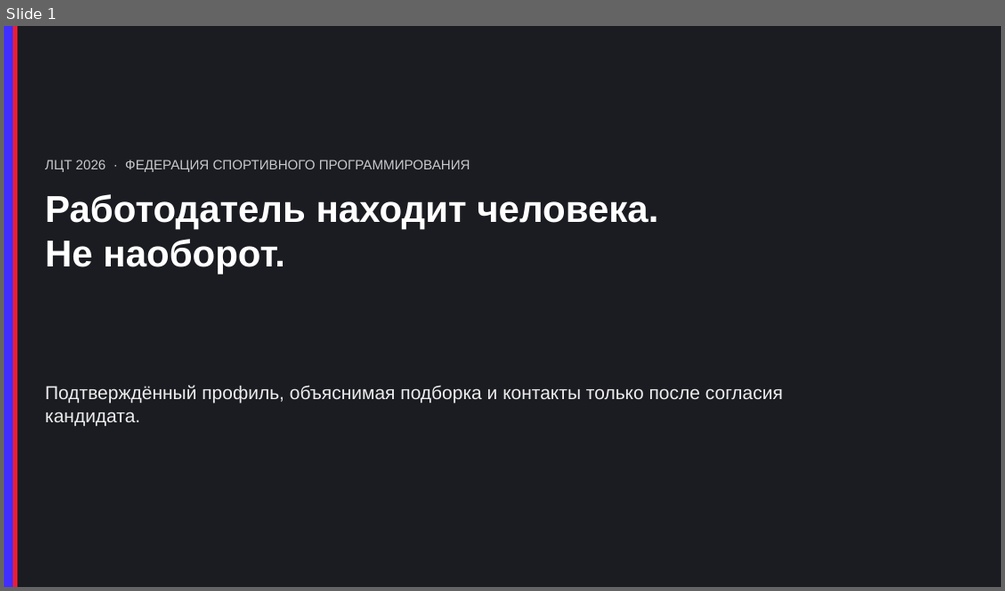
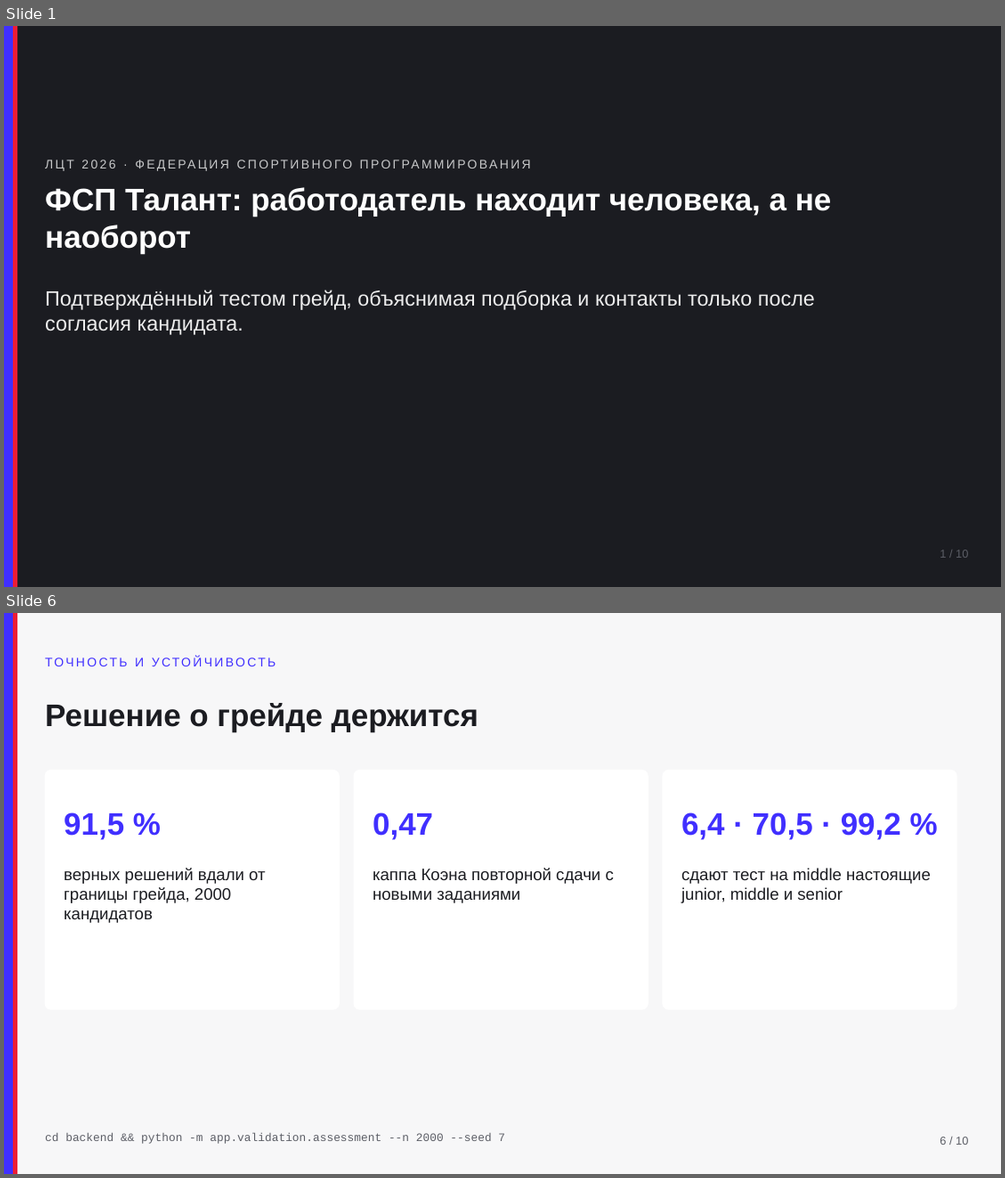
Before and after one commit to KonkovDV/fsp-talent, a slide deck: docs/pitch.pptx. Shown one above the other, each under a label of ours: slide 1 before the commit, slides 1 and 6 after it; the slides between them are not shown. The pictures are 1005x591 and 1005x1178 pixels, drawn with LibreOffice and Linux fonts; fonts in the diff are those of the drawing. Boxes give left, top, right and bottom in pixels: in the first picture for what was removed or moved away, otherwise in the second. Text is boxed around its words. In the diff, an @@ line names an element or a change of style, - is before the commit and + after.

Commit message:
Питч переделан на десять слайдов со скриншотами стенда: HTML, PPTX и PDF собираются из одного источника, у каждой цифры есть команда, а пример оси ФСП закреплён тестом.

```diff
--- a/docs/pitch.pptx
+++ b/docs/pitch.pptx
@@ slide 6 added at (4, 613, 1001, 1174), background #F7F7F8 @@
@@ rectangle added at (4, 613, 13, 1174), fill #402FFF @@
@@ rectangle added at (13, 613, 17, 1174), fill #EC1D35 @@
@@ text added at (135, 657, 144, 666), 12 pt, text #402FFF @@
+ТОЧНОСТЬ И УСТОЙЧИВОСТЬ
@@ text added at (45, 703, 478, 732), 30 pt, text #1B1C21, bold @@
+Решение о грейде держится
@@ rounded rectangle added at (45, 770, 339, 1009), fill #FFFFFF, outline #FFFFFF 1 pt @@
@@ rounded rectangle added at (354, 770, 647, 1009), fill #FFFFFF, outline #FFFFFF 1 pt @@
@@ rounded rectangle added at (663, 770, 956, 1009), fill #FFFFFF, outline #FFFFFF 1 pt @@
@@ text added at (64, 812, 124, 840), 30 pt, text #402FFF, bold @@
+91,5 %
@@ text added at (372, 812, 433, 840), 30 pt, text #402FFF, bold @@
+0,47
@@ text added at (681, 812, 901, 840), 30 pt, text #402FFF, bold @@
+6,4 · 70,5 · 99,2 %
@@ text added at (64, 868, 265, 923), 16 pt, text #1B1C21 @@
+верных решений вдали от границы грейда, 2000 кандидатов
@@ text added at (372, 868, 614, 903), 16 pt, text #1B1C21 @@
+каппа Коэна повторной сдачи с новыми заданиями
@@ text added at (681, 868, 930, 903), 16 pt, text #1B1C21 @@
+сдают тест на middle настоящие junior, middle и senior
@@ text added at (45, 1132, 505, 1143), 11 pt, text #5C5E66 @@
+cd backend && python -m app.validation.assessment --n 2000 --seed 7
@@ text added at (939, 1136, 968, 1144), 11 pt, text #5C5E66 @@
+6 / 10
@@ slide 1 changed as well @@
@@ text "ЛЦТ 2026 · ФЕДЕРАЦИЯ СПОРТИВНОГО ..." at (45, 153, 942, 176): size 13 to 12 pt, letter spacing 0 to 2 pt @@
@@ text at (45, 187, 832, 253): text changed; size 36 to 30 pt @@
-Работодатель находит человека.
-Не наоборот.
+ФСП Талант: работодатель находит человека, а не наоборот
@@ text at (45, 289, 815, 335): text changed; size 18 to 20 pt @@
-Подтверждённый профиль, объяснимая подборка и контакты только после согласия кандидата.
+Подтверждённый тестом грейд, объяснимая подборка и контакты только после согласия кандидата.
@@ text added at (939, 549, 968, 557), 11 pt, text #5C5E66 @@
+1 / 10
```
Also in this commit, not shown: 8 other slides added, 6 slides removed, 9 other files.
